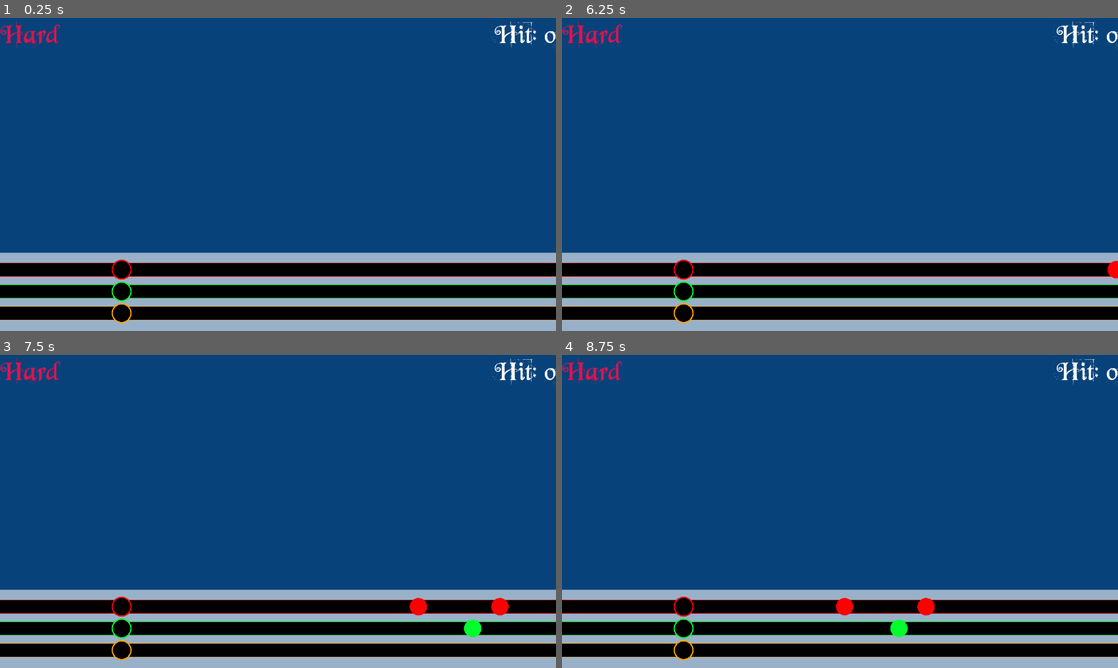
Above: before the commit, frames 1-4 (two rows, left to right).
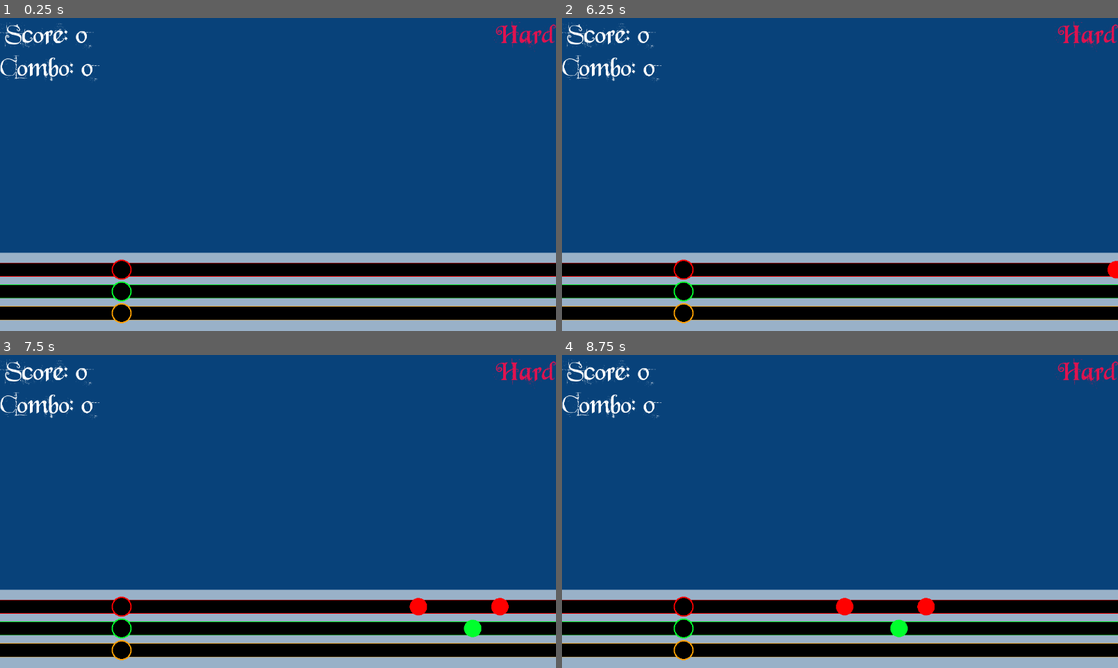
Above: after the commit, the same moments.

Repository: gregpennefather/jingle-cats
Game: Godot game, scene res://GameScene.tscn
Two runs of this game, one before a commit and one after it. Both use one fixed random seed, a clock stepped at 60 frames per second and the inputs below. Video files are missing from this copy of the repository; at most half a second of black plays in their place.
Inputs:
- Up to frame 1 (0.25 s): no input
- Up to frame 2 (6.25 s): tap Enter at 0.5, 2, 3.5 s; hold Right (ui_right) 0.53-1.28 s; tap Space at 1.25, 2.75, 4.25 s; hold Down (ui_down) 1.28-2.03 s; hold Right (ui_right) 2.03-3.53 s; hold Left (ui_left) 3.53-5.03 s; hold Down (ui_down) 5.03-5.78 s; hold Right (ui_right) from 5.78 s (still down)
- Up to frame 3 (7.5 s): keep holding Right (ui_right)
- Up to frame 4 (8.75 s): release Right (ui_right) at 8.03 s; hold Down (ui_down) from 8.03 s (still down)

The runs differ from the first frame. In frame 1, 1.2% of the frame differs, in the area x 0-100%, y 1-21%; in frame 2, 1.2%; in frame 3, 1.2%; in frame 4, 1.2%.

Commit message:
More UI - combo and score indicators

Diff:
--- a/Bars/BarBase.gd
+++ b/Bars/BarBase.gd
@@ -4,6 +4,9 @@
 export (String) var action
 
 var missed_colour = Color(255, 0, 0)
+
+signal note_hit
+signal note_failed
 
 onready var spawner = get_node("SpawnPoint")
 onready var note_target = get_node("NoteTarget")
@@ -38,9 +41,12 @@
 
 func on_note_hit():
 	animation_player.play('hit')
+	emit_signal('note_hit')
 
 func on_note_missed():
 	animation_player.play('missed')
+	emit_signal("note_failed")
 
 func on_note_hit_early():
 	animation_player.play('missed')
+	emit_signal("note_failed")
--- a/Bars/NoteBars.gd
+++ b/Bars/NoteBars.gd
@@ -3,6 +3,9 @@
 onready var RedBar = get_node("RedBar")
 onready var GreenBar = get_node("GreenBar")
 onready var OrangeBar = get_node("OrangeBar")
+
+signal note_hit
+signal note_failed
 
 const FIRST_NOTE_OFFSET = 10.25
 const NOTE_LENGTH = 0.25
@@ -81,3 +84,17 @@
 		return Note.NoteType.G_Long
 	print('could no match noteTypeString : ' + noteTypeString)
 	return null
+
+func _on_RedBar_note_hit():
+	emit_signal("note_hit")
+
+
+func _on_GreenBar_note_hit():
+	emit_signal("note_hit")
+
+
+func _on_OrangeBar_note_hit():
+	emit_signal("note_hit")
+
+func _on_note_failed():
+	emit_signal("note_failed")
--- a/Bars/NoteBars.tscn
+++ b/Bars/NoteBars.tscn
@@ -27,3 +27,9 @@
 texture_mode = 7
 note_colour = Color( 1, 0.631373, 0, 1 )
 action = "ui_right"
+[connection signal="note_failed" from="RedBar" to="." method="_on_note_failed"]
+[connection signal="note_hit" from="RedBar" to="." method="_on_RedBar_note_hit"]
+[connection signal="note_failed" from="GreenBar" to="." method="_on_note_failed"]
+[connection signal="note_hit" from="GreenBar" to="." method="_on_GreenBar_note_hit"]
+[connection signal="note_failed" from="OrangeBar" to="." method="_on_note_failed"]
+[connection signal="note_hit" from="OrangeBar" to="." method="_on_OrangeBar_note_hit"]
--- a/Bars/Notes/Note.gd
+++ b/Bars/Notes/Note.gd
@@ -50,6 +50,7 @@
 func note_hit():
 	emit_signal('note_hit')
 	hitCircle.expand(20, 40, 0.2);
+	make_note_inactive(false)
 
 func note_hit_early():
 	emit_signal('note_hit_early')
@@ -59,6 +60,7 @@
 	emit_signal('note_missed')
 	make_note_inactive()
 
-func make_note_inactive():
-	self.set_colour(Color(colour.r, colour.g, colour.b, 0.5))
+func make_note_inactive(with_fade = true):
+	if with_fade:
+		self.set_colour(Color(colour.r, colour.g, colour.b, 0.5))
 	active = false
--- /dev/null
+++ b/Combo.gd
@@ -0,0 +1,12 @@
+extends Label
+
+var combo = 0
+
+func increase():
+	combo += 1
+	text = "Combo: %s" % combo
+
+
+func Reset():
+	combo = 0
+	text = "Combo: %s" % combo
--- /dev/null
+++ b/GameScene.gd
@@ -0,0 +1,12 @@
+extends Node2D
+
+var score = 0
+
+func _on_NoteBars_note_hit():
+	score = score + 1
+	$UI/VBoxContainer/Score.score = score
+	$UI/VBoxContainer/Combo.increase()
+
+
+func _on_NoteBars_note_failed():
+	$UI/VBoxContainer/Combo.Reset()
--- a/GameScene.tscn
+++ b/GameScene.tscn
@@ -1,16 +1,20 @@
-[gd_scene load_steps=5 format=2]
+[gd_scene load_steps=8 format=2]
 
-[ext_resource path="res://Video/jinglecatswebm.webm" type="VideoStream" id=1]
-[ext_resource path="res://festive_theme.tres" type="Theme" id=2]
-[ext_resource path="res://game_font.tres" type="DynamicFont" id=3]
-[ext_resource path="res://Bars/NoteBars.tscn" type="PackedScene" id=4]
+[ext_resource path="res://GameScene.gd" type="Script" id=1]
+[ext_resource path="res://Video/jinglecatswebm.webm" type="VideoStream" id=2]
+[ext_resource path="res://festive_theme.tres" type="Theme" id=3]
+[ext_resource path="res://game_font.tres" type="DynamicFont" id=4]
+[ext_resource path="res://Score.gd" type="Script" id=5]
+[ext_resource path="res://Combo.gd" type="Script" id=6]
+[ext_resource path="res://Bars/NoteBars.tscn" type="PackedScene" id=7]
 
 [node name="GameScene" type="Node2D"]
+script = ExtResource( 1 )
 
 [node name="VideoPlayer" type="VideoPlayer" parent="."]
 margin_right = 1280.0
 margin_bottom = 720.0
-stream = ExtResource( 1 )
+stream = ExtResource( 2 )
 autoplay = true
 
 [node name="UI" type="Control" parent="."]
@@ -18,22 +22,38 @@
 anchor_bottom = 1.0
 margin_right = 1280.0
 margin_bottom = 720.0
-theme = ExtResource( 2 )
+theme = ExtResource( 3 )
 
 [node name="Difficulty" type="Label" parent="UI"]
-margin_right = 139.0
+anchor_left = 1.0
+anchor_right = 1.0
+margin_left = -139.0
 margin_bottom = 72.0
-custom_fonts/font = ExtResource( 3 )
+custom_fonts/font = ExtResource( 4 )
 custom_colors/font_color = Color( 0.886275, 0.0745098, 0.313726, 1 )
 text = "Hard"
+align = 1
 
-[node name="Score" type="Label" parent="UI"]
-anchor_left = 1.0
-anchor_right = 1.0
-margin_left = -142.0
+[node name="VBoxContainer" type="VBoxContainer" parent="UI"]
+margin_right = 214.0
+margin_bottom = 148.0
+
+[node name="Score" type="Label" parent="UI/VBoxContainer"]
+margin_right = 214.0
 margin_bottom = 72.0
-custom_fonts/font = ExtResource( 3 )
-text = "Hit: 0"
+custom_fonts/font = ExtResource( 4 )
+text = "Score: 0"
+align = 1
+script = ExtResource( 5 )
+
+[node name="Combo" type="Label" parent="UI/VBoxContainer"]
+margin_top = 76.0
+margin_right = 214.0
+margin_bottom = 148.0
+custom_fonts/font = ExtResource( 4 )
+text = "Combo: 0"
+align = 1
+script = ExtResource( 6 )
 
 [node name="Panel" type="Panel" parent="UI"]
 anchor_left = 0.5
@@ -43,12 +63,14 @@
 margin_left = -640.0
 margin_top = -180.0
 margin_right = 640.0
-theme = ExtResource( 2 )
+theme = ExtResource( 3 )
 
-[node name="NoteBars" parent="UI/Panel" instance=ExtResource( 4 )]
+[node name="NoteBars" parent="UI/Panel" instance=ExtResource( 7 )]
 anchor_top = 0.5
 anchor_right = 0.0
 anchor_bottom = 0.5
 margin_top = -66.5
 margin_right = 1280.0
 margin_bottom = 66.5
+[connection signal="note_failed" from="UI/Panel/NoteBars" to="." method="_on_NoteBars_note_failed"]
+[connection signal="note_hit" from="UI/Panel/NoteBars" to="." method="_on_NoteBars_note_hit"]
--- /dev/null
+++ b/Score.gd
@@ -0,0 +1,7 @@
+extends Label
+
+var score setget set_score
+
+func set_score(value):
+	score = value
+	text = "Score: %s" % score
